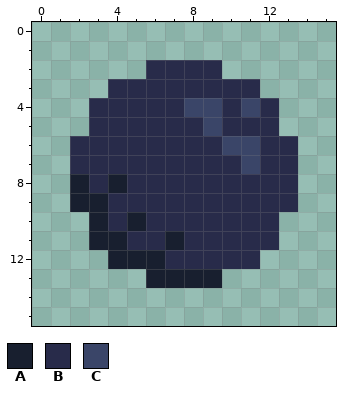
Edited in one commit: pixel-art file (items/item_resources/blueberry/blueberry.aseprite). Above is the file before it was changed.
16x16 pixels, 1 frame.
Palette (. is transparent): A #181f2f  B #282b4a  C #3a4568
After the commit:
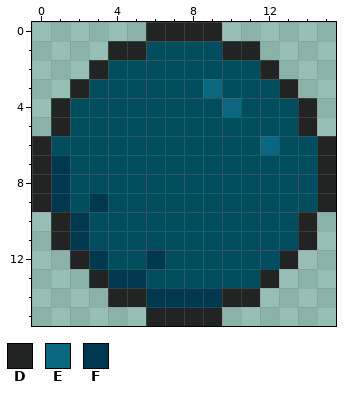
Colours new in this view: D #222323  E #0b667f  F #003850
From old to new:
Colour B changes from #282b4a to #004d5e.
Colour B now appears in row 1 at x 6 to 9; in row 2 at x 4 to 5 and 10 to 11; in row 3 at x 3 and 12; in rows 4 to 5 at x 2 and 13; in row 6 at x 1 and 14; in rows 7 to 9 at x 14.
Colour B now appears in rows 10 to 11 at x 13; in row 12 at x 12; in row 13 at x 10 to 11.
The author changed colour A to colour B in row 8 at x 2 and 4; in row 9 at x 2; in row 10 at x 3 and 5; in row 11 at x 3 to 4 and 7; in row 12 at x 4 to 5; in row 13 at x 6 to 9.
The author changed colour C to colour B in row 4 at x 8 to 9 and 11; in row 5 at x 9; in row 6 at x 10 to 11; in row 7 at x 11.
Colour D now appears in row 0 at x 6 to 9; in row 1 at x 4 to 5 and 10 to 11; in row 2 at x 3 and 12; in row 3 at x 2 and 13; in rows 4 to 5 at x 1 and 14; in rows 6 to 9 at x 0 and 15.
Colour D now appears in rows 10 to 11 at x 1 and 14; in row 12 at x 2 and 13; in row 13 at x 3 and 12; in row 14 at x 4 to 5 and 10 to 11; in row 15 at x 6 to 9.
The author changed colour B to colour E in row 3 at x 9; in row 4 at x 10; in row 6 at x 12.
Colour F now appears in rows 7 to 9 at x 1; in rows 10 to 11 at x 2; in row 12 at x 3; in row 13 at x 4 to 5; in row 14 at x 6 to 9.
The author changed colour A to colour F in row 9 at x 3; in row 12 at x 6.
